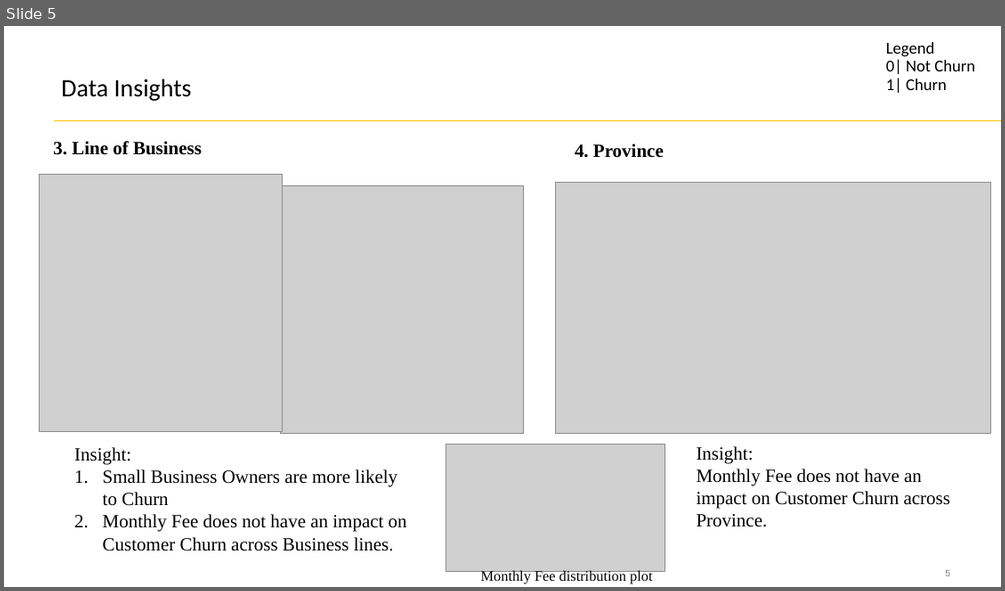
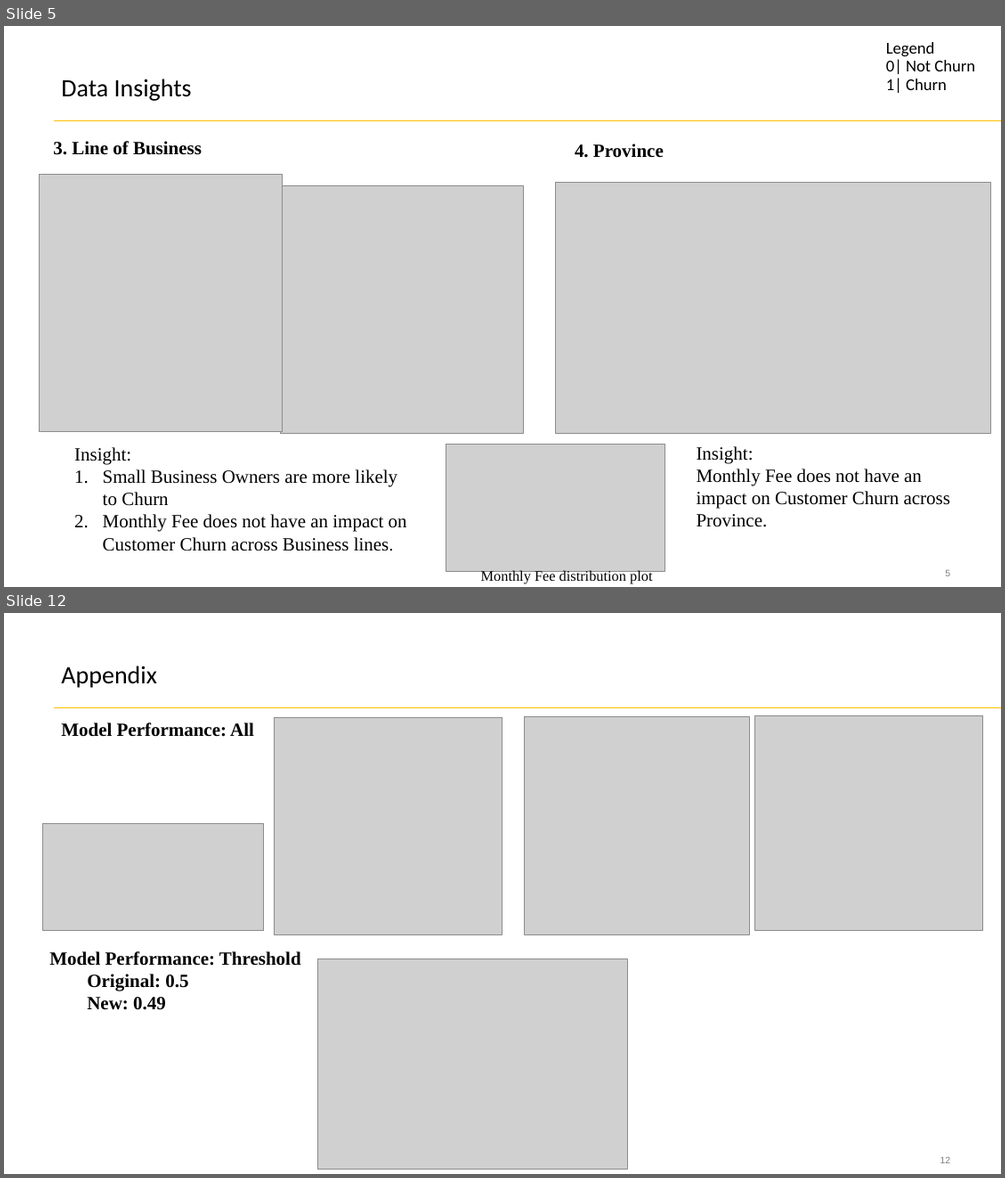
Before and after one commit to SahilM21/ChurnModelPresentation, a slide deck: Churn Model.pptx. Shown one above the other, each under a label of ours: slide 5 before the commit, slides 5 and 12 after it; the slides between them are not shown. The pictures are 1005x591 and 1005x1178 pixels, drawn with LibreOffice and Linux fonts; fonts in the diff are those of the drawing; grey boxes stand for pictures. Boxes give left, top, right and bottom in pixels: in the first picture for what was removed or moved away, otherwise in the second. Text is boxed around its words. In the diff, an @@ line names an element or a change of style, - is before the commit and + after.

```diff
--- a/Churn Model.pptx
+++ b/Churn Model.pptx
@@ slide 12 added at [4,613,1001,1174], background #FFFFFF; not listed: 2 template elements that a slide beside it also shows @@
@@ title added at [61,666,156,688], 24 pt, text #000000 @@
+Appendix
@@ picture added at [274,717,502,934] @@
@@ picture added at [524,717,750,934] @@
@@ picture added at [755,715,984,930] @@
@@ text added at [61,722,254,737], 18 pt, text #000000, bold @@
+Model Performance: All
@@ picture added at [42,823,263,930] @@
@@ text added at [49,951,301,1010], 18 pt, text #000000, bold @@
+Model Performance: Threshold
+  Original: 0.5
+  New: 0.49
@@ picture added at [317,959,627,1169] @@
```
Also in this commit, not shown: 7 slides changed, 1 other slide added, 1 other file.
